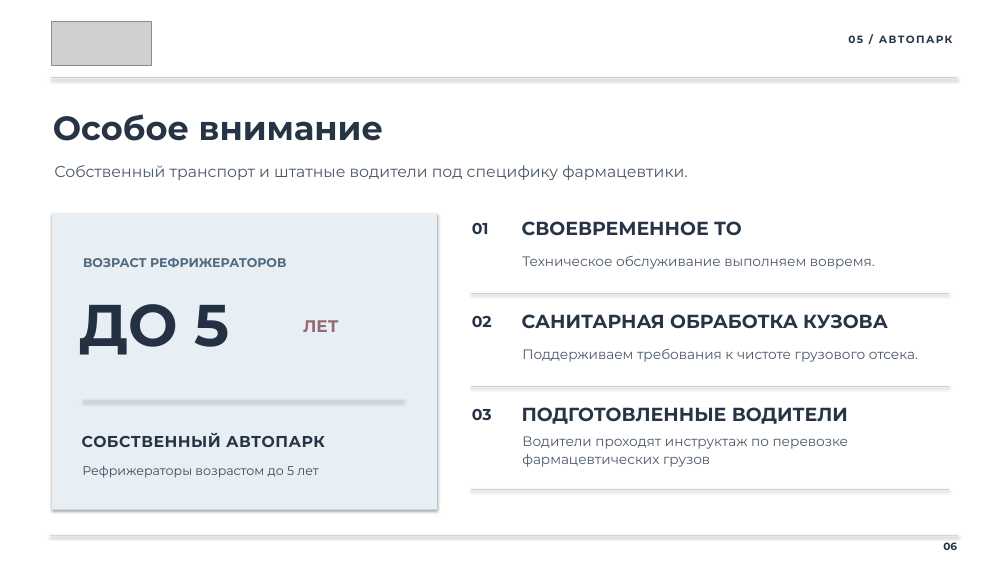
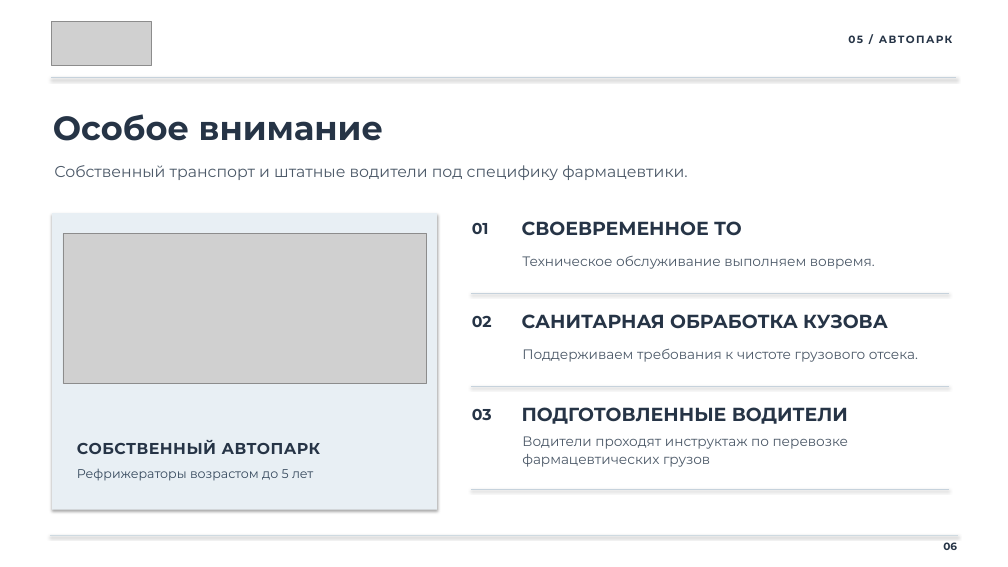
Before and after one commit to clouderefresh-arch/presentation, a slide deck: slide 6 of 29.10.26_ОЛС_без_фото_карта_02.11.26.pptx. Drawn at 1008x567 pixels with LibreOffice and Linux fonts; fonts in the diff are those of the drawing; grey boxes stand for pictures. Boxes give left, top, right and bottom in pixels: in the first picture for what was removed or moved away, otherwise in the second. Text is boxed around its words. In the diff, an @@ line names an element or a change of style, - is before the commit and + after.

```diff
--- a/29.10.26_ОЛС_без_фото_карта_02.11.26.pptx
+++ b/29.10.26_ОЛС_без_фото_карта_02.11.26.pptx
@@ picture added at [63,234,426,384] @@
@@ text removed at [83,258,286,268] @@
-ВОЗРАСТ РЕФРИЖЕРАТОРОВ
@@ text removed at [79,304,229,355] @@
-ДО 5
@@ text removed at [303,320,338,332] @@
-ЛЕТ
@@ rectangle removed at [83,400,405,402] @@
@@ text "СОБСТВЕННЫЙ АВТОПАРК": place and size @@
-text "СОБСТВЕННЫЙ АВТОПАРК" at [82,433,325,447]
+text "СОБСТВЕННЫЙ АВТОПАРК" at [77,440,321,454]
@@ text "Рефрижераторы возрастом до 5 лет": place and size @@
-text "Рефрижераторы возрастом до 5 лет" at [82,465,318,478]
+text "Рефрижераторы возрастом до 5 лет" at [77,469,313,481]
```
Also in this commit, not shown: 2 other slides changed, 2 other files.
